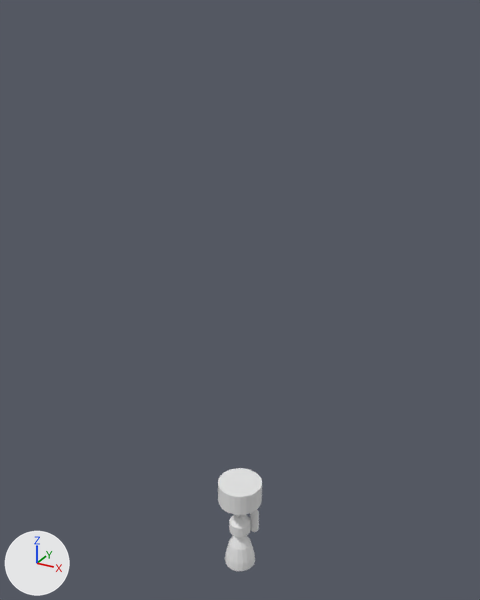
One commit to the Blender file sources/blackengine.blend: the scene before it, then after it.
One viewpoint serves both versions: a 50 mm camera at (5.85, -10.64, 10.31) aimed at (-0.16, 0.29, 4.85). Lighting does not change. The marker at lower left points along +X, +Y and +Z.

Names of what the first picture shows: 'Body', 'Cylinder'.
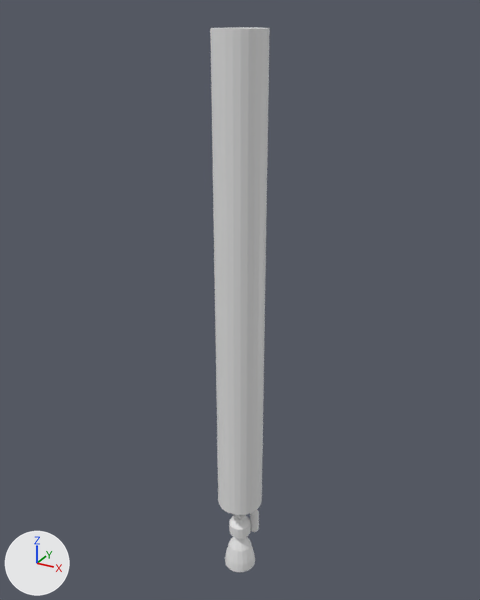
Pixel boxes [x1, y1, x2, y2] of what changed, in the pictures (480 x 600 px):
```json
{"object": "FirstStage", "change": "added", "after": [210, 27, 270, 515]}
{"object": "Cylinder", "change": "deleted", "before": [218, 468, 262, 515]}
{"object": "Body", "change": "moved", "before": [225, 515, 255, 571], "after": [225, 516, 255, 572]}
```

Edits to the scene script, one JSON object a line:
```json
{"op": "add", "block": "me_cylinder", "code": ["me_cylinder = bpy.data.meshes.new('Cylinder')", "me_cylinder.from_pydata(...)  # 264 vertices, 242 faces; spans x -0.5..0.5, y -0.5..0.5, z -5.0..5.0"]}
{"op": "set", "path": "ob_body.location", "old": "(0.0, 0.0, -0.75)", "new": "(0.0, 0.0, -0.78)"}
{"op": "remove", "block": "ob_cylinder", "code": ["ob_cylinder = bpy.data.objects.new('Cylinder', me_cylinder_001)", "ob_cylinder.location = (0.0, 0.0, 0.25)"]}
{"op": "add", "block": "ob_firststage", "code": ["ob_firststage = bpy.data.objects.new('FirstStage', me_cylinder)", "ob_firststage.location = (0.0, 0.0, 5.0)"]}
```
